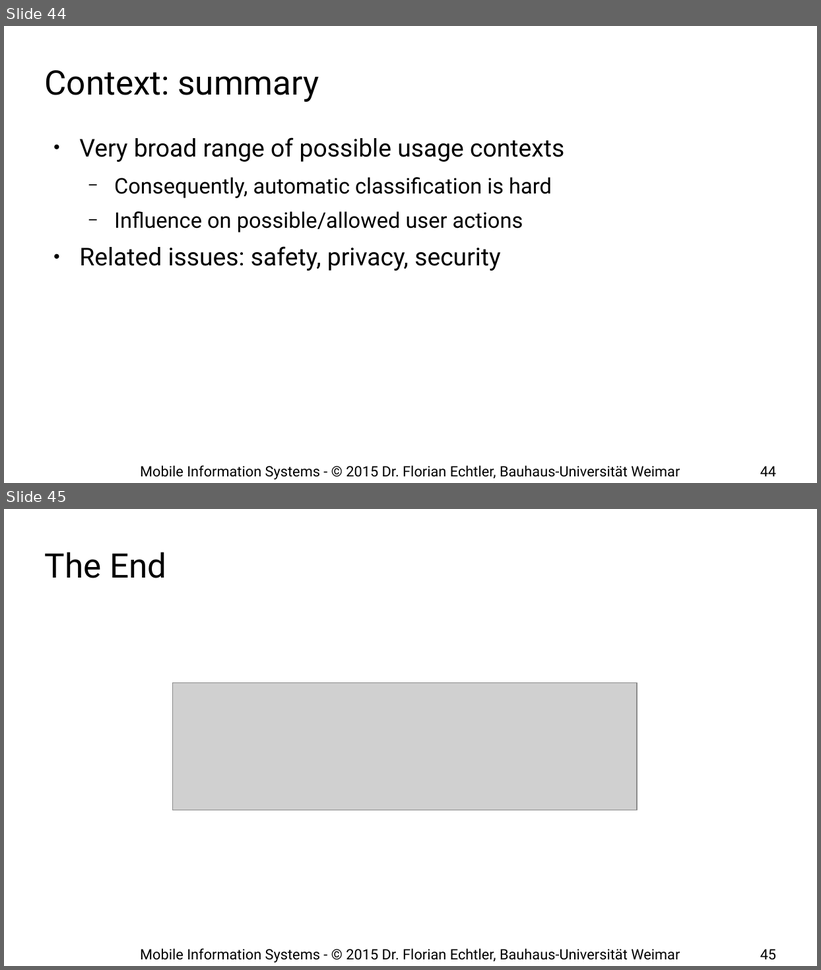
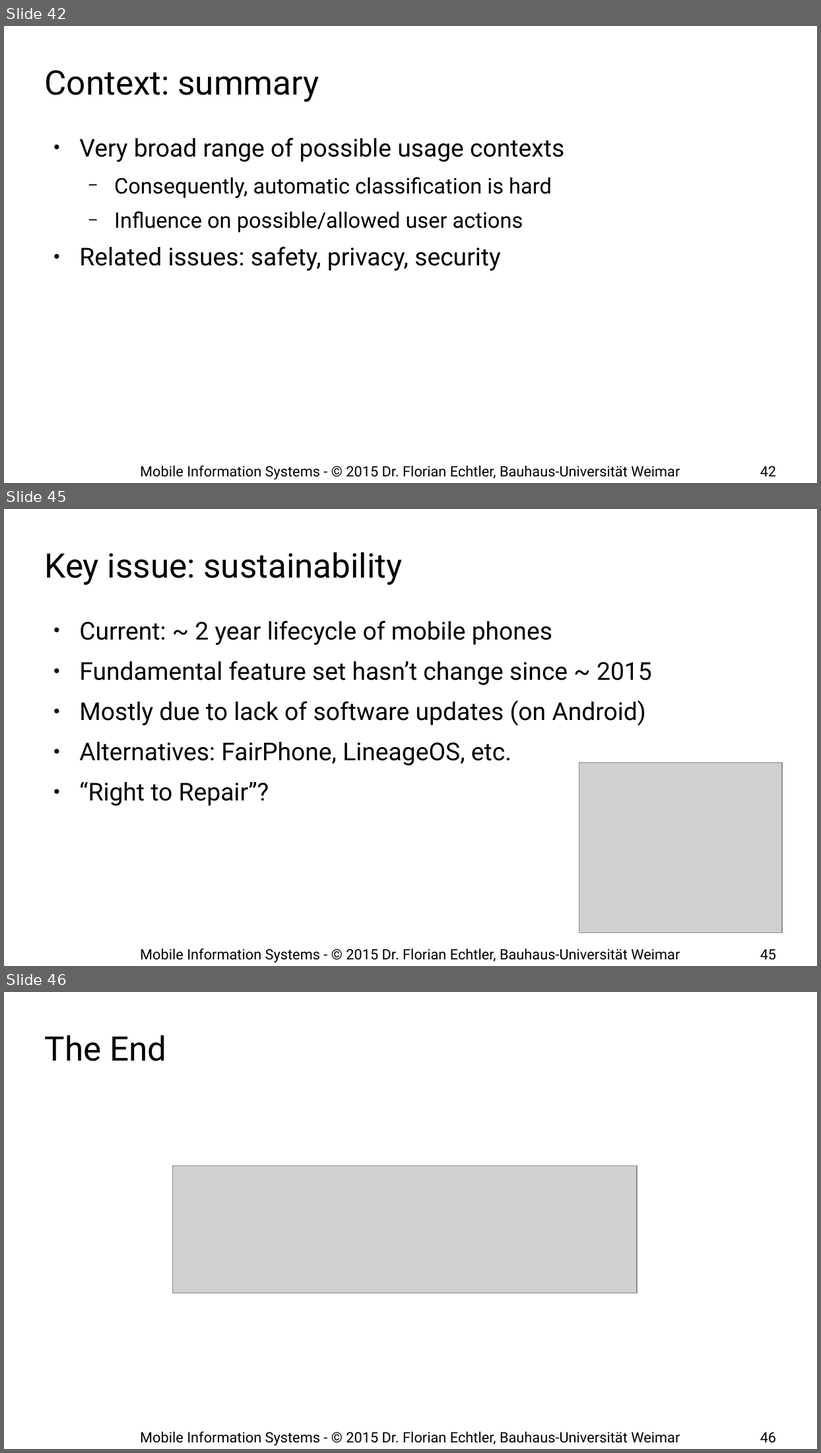
Before and after one commit to floe/mobile-information-systems, a slide deck: 02-big-issues.odp. Shown one above the other, each under a label of ours: slides 44 and 45 before the commit, slides 42, 45 and 46 after it; the slides between them are not shown. The pictures are 821x970 and 821x1453 pixels, drawn with LibreOffice and Linux fonts; fonts in the diff are those of the drawing; grey boxes stand for pictures; background and template pictures are left out. Boxes give left, top, right and bottom in pixels: in the first picture for what was removed or moved away, otherwise in the second. Text is boxed around its words. In the diff, an @@ line names an element or a change of style, - is before the commit and + after.

```diff
--- a/02-big-issues.odp
+++ b/02-big-issues.odp
@@ slide 45 added at box(4, 509, 817, 966), background #FFFFFF @@
@@ title added at box(45, 552, 402, 585), 33 pt, text #000000 @@
+Key issue: sustainability
@@ text added at box(79, 621, 652, 806), 24 pt, text #000000 @@
+● Current: ~ 2 year lifecycle of mobile phones
+● Fundamental feature set hasn’t change since ~ 2015
+● Mostly due to lack of software updates (on Android)
+● Alternatives: FairPhone, LineageOS, etc.
+● “Right to Repair”?
@@ picture added at box(580, 763, 783, 933) @@
@@ text added at box(140, 949, 680, 963), 14 pt, text #000000 @@
+Mobile Information Systems - © 2015 Dr. Florian Echtler, Bauhaus-Universität Weimar
@@ page number added at box(760, 949, 776, 960), 14 pt, text #000000 @@
+45
@@ what was slide 44 is now slide 42 @@
@@ page number at box(760, 466, 776, 477): text changed @@
-44
+42
@@ what was slide 45 is now slide 46 @@
@@ page number at box(760, 1432, 776, 1443): text changed @@
-45
+46
```
Also in this commit, not shown: 9 slides changed, 1 other file.
